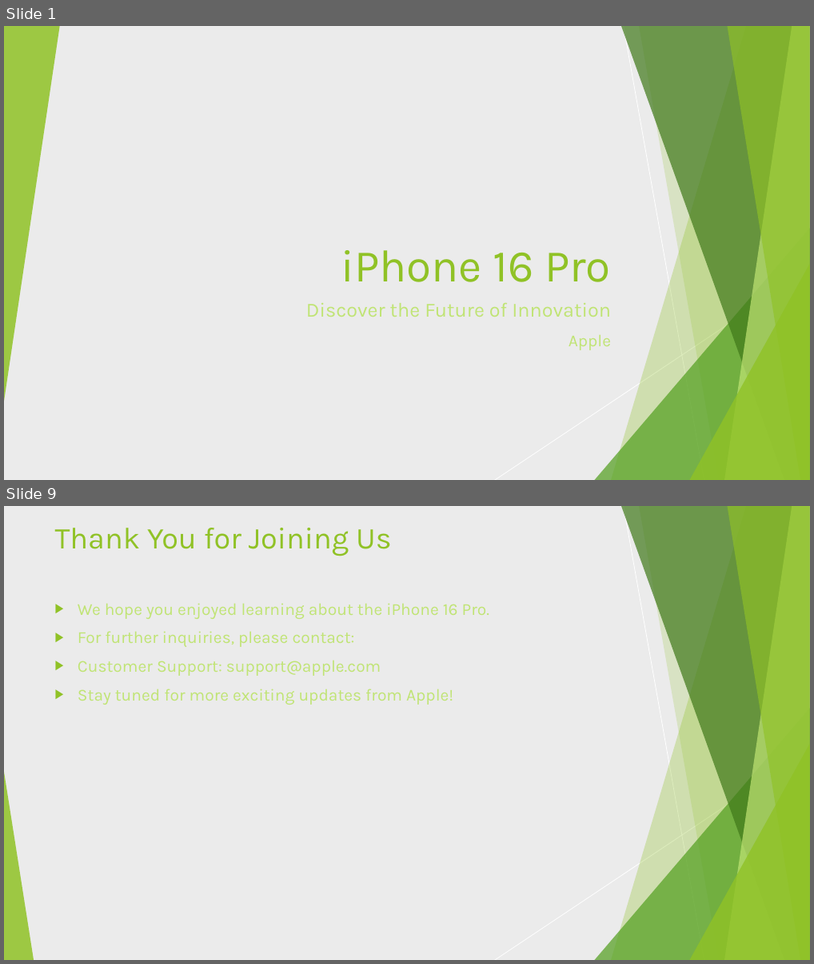
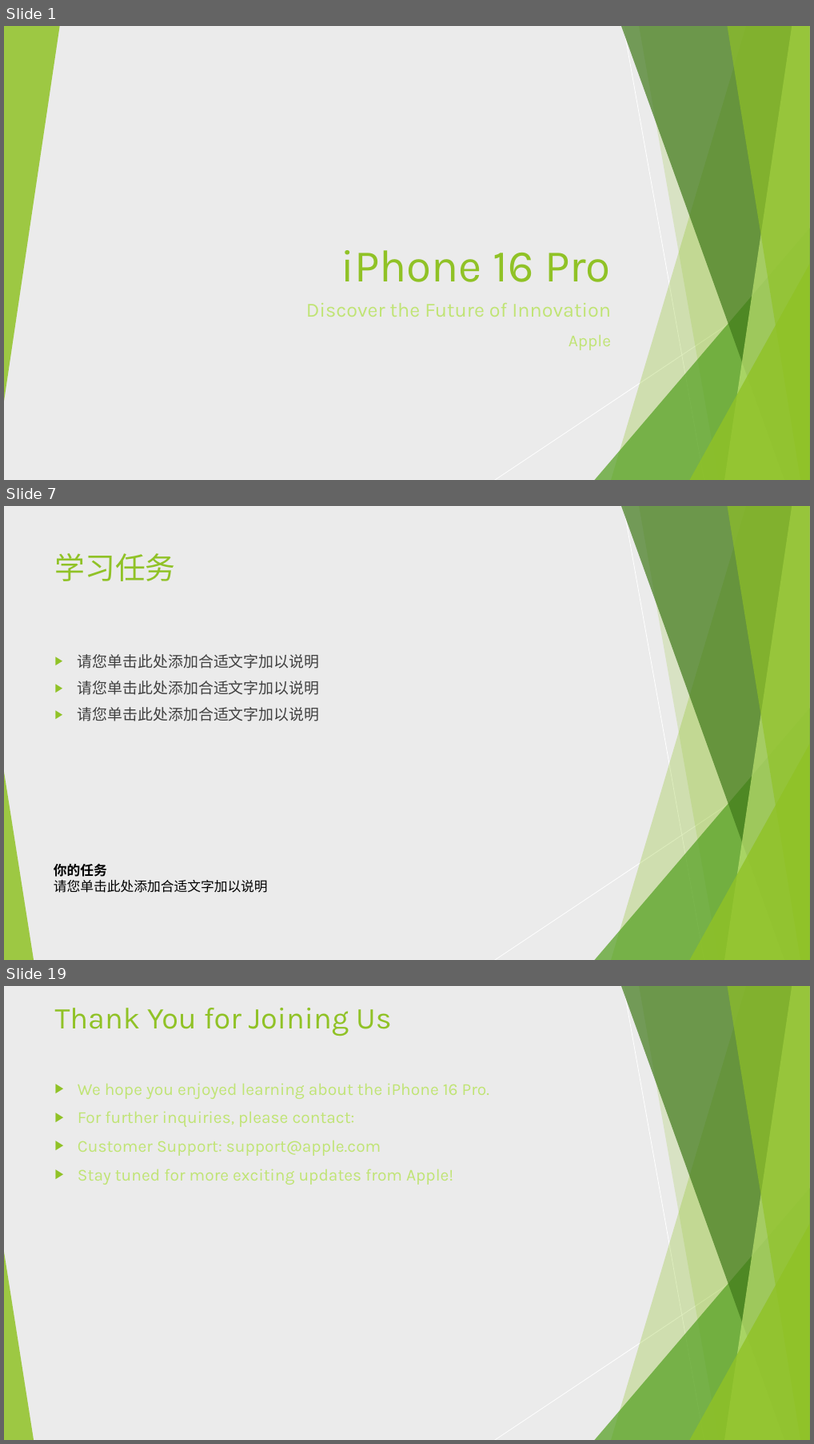
Before and after one commit to AlanHootman/ppt_assistant, a slide deck: scripts/init_data/ppt_analysis/2/Iphone16Pro.pptx. Shown one above the other, each under a label of ours: slides 1 and 9 before the commit, slides 1, 7 and 19 after it; the slides between them are not shown. The pictures are 814x964 and 814x1444 pixels, drawn with LibreOffice and Linux fonts; fonts in the diff are those of the drawing. Boxes give left, top, right and bottom in pixels: in the first picture for what was removed or moved away, otherwise in the second. Text is boxed around its words. In the diff, an @@ line names an element or a change of style, - is before the commit and + after.

```diff
--- a/scripts/init_data/ppt_analysis/2/Iphone16Pro.pptx
+++ b/scripts/init_data/ppt_analysis/2/Iphone16Pro.pptx
@@ slide 7 added at bbox=[4, 506, 810, 960], background #EBEBEB; not listed: 10 template elements that a slide beside it also shows @@
@@ title added at bbox=[55, 553, 176, 581], 36 pt, text #90C226 @@
+学习任务
@@ text added at bbox=[78, 654, 319, 721], 18 pt, text #404040 @@
+▶ 请您单击此处添加合适文字加以说明
+▶ 请您单击此处添加合适文字加以说明
+▶ 请您单击此处添加合适文字加以说明
@@ text added at bbox=[54, 863, 268, 892], 16 pt, text #000000 @@
+你的任务
+请您单击此处添加合适文字加以说明
@@ what was slide 9 is now slide 19 @@
```
Also in this commit, not shown: 16 other slides added, 7 slides removed, 1 other file.
